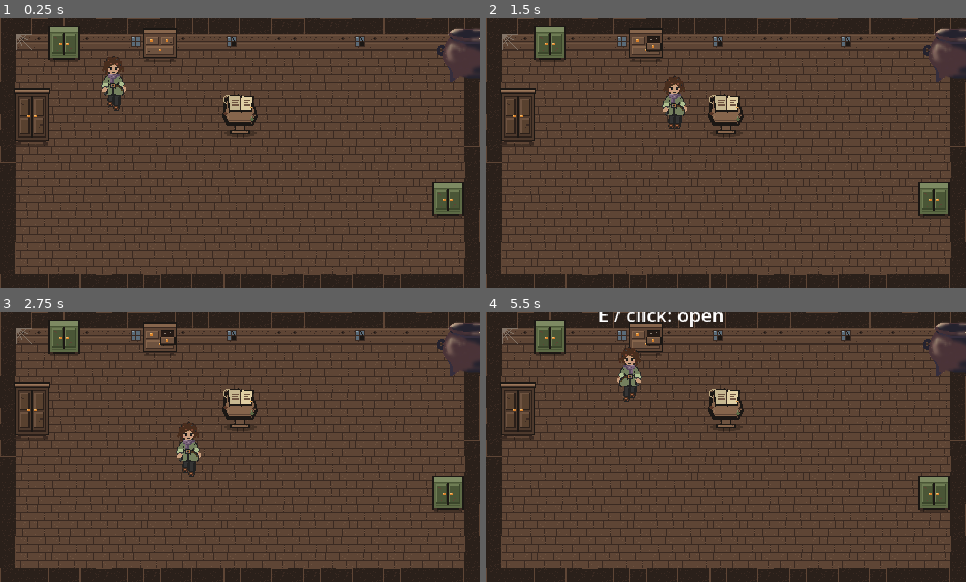
Above: before the commit, frames 1-4 (two rows, left to right).
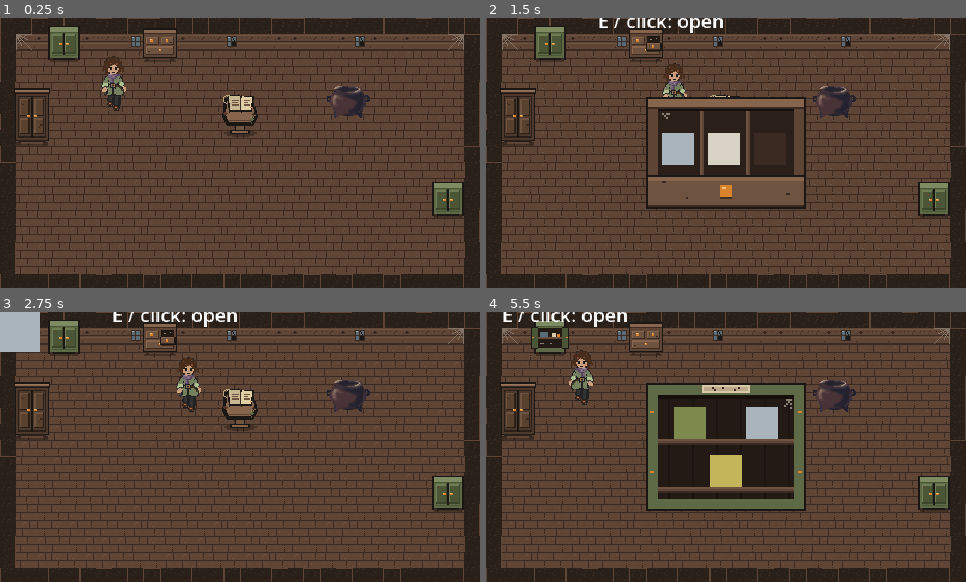
Above: after the commit, the same moments.

Repository: daize16/five-to-survive
Game: Godot game, scene res://main.tscn
The game is run twice, just before and just after one commit, with the same random seed, the same clock (stepped at 60 frames per second) and the same inputs.
Inputs (mouse positions are in pixels of both pictures, inside the frame that each line leads up to):
- Up to frame 1 (0.25 s): no input
- Up to frame 2 (1.5 s): tap Enter at 0.5, 1.25 s; move the mouse to (726, 115) at 0.52 s; hold Right (walk_right) 0.53-1.28 s; hold E (interact) 0.53-1.28 s; click (726, 115) at 0.67 s; move the mouse to (630, 166) at 1.27 s; hold Down (walk_down) from 1.28 s (still down); tap E (interact) at 1.35 s
- Up to frame 3 (2.75 s): release Down (walk_down) at 2 s; click (192, 444) at 2.02 s
- Up to frame 4 (5.5 s): tap R (restart, bound only after the commit) at 2.75, 4.9 s; move the mouse to (774, 387) at 2.77 s; hold Right (walk_right) 2.78-3.53 s; hold E (interact) 2.78-3.53 s; move the mouse to (702, 501) at 3.52 s; hold Up (walk_up) 3.53-4.28 s; tap E (interact) at 3.6, 5.1 s; click (702, 501) at 3.67 s; move the mouse to (870, 487) at 4.27 s; hold E (interact) 4.28-5.03 s; hold Left (walk_left) from 4.28 s (still down); move the mouse to (582, 406) at 5.02 s

The runs differ from the first frame. In frame 1, 1.1% of the frame differs, in the area x 68-100%, y 3-38%; in frame 2, 11%; in frame 3, 3.8%; in frame 4, 17%, in the area x 3-100%, y 0-74%.
Error before the commit: Cannot call method 'add_child' on a null value. (res://scripts/main.gd:22)

Commit message:
added book but its messy still, added new character design

Diff:
--- a/new-game-project/main.tscn
+++ b/new-game-project/main.tscn
@@ -100,7 +100,8 @@
 
 [node name="Cauldron" type="Sprite2D" parent="Actors" unique_id=2146536871]
 texture_filter = 1
-position = Vector2(476, 64)
+position = Vector2(350, 100)
+scale = Vector2(0.6, 0.6)
 texture = ExtResource("11_cauldron")
 centered = false
 offset = Vector2(-50, -61)
--- a/new-game-project/project.godot
+++ b/new-game-project/project.godot
@@ -55,6 +55,11 @@
 "events": [Object(InputEventKey,"resource_local_to_scene":false,"resource_name":"","device":16,"window_id":0,"alt_press …(190 unchanged characters)…
 ]
 }
+restart={
+"deadzone": 0.2,
+"events": [Object(InputEventKey,"resource_local_to_scene":false,"resource_name":"","device":16,"window_id":0,"alt_pressed":false,"shift_pressed":false,"ctrl_pressed":false,"meta_pressed":false,"pressed":false,"keycode":0,"physical_keycode":82,"key_label":0,"unicode":0,"location":0,"echo":false,"script":null)
+]
+}
 
 [physics]
 
--- a/new-game-project/scripts/cupboard_popup.gd
+++ b/new-game-project/scripts/cupboard_popup.gd
@@ -10,6 +10,7 @@
 var _cupboard: Cupboard
 
 func _ready() -> void:
+	process_mode = Node.PROCESS_MODE_ALWAYS
 	hide()
 
 func open_for(cupboard: Cupboard) -> void:
--- a/new-game-project/scripts/main.gd
+++ b/new-game-project/scripts/main.gd
@@ -1,28 +1,10 @@
 extends Node2D
 
-const CUPBOARD_SCENE := preload("res://cupboard.tscn")
-
-# Position = the cupboard's feet (bottom centre)
-const LAYOUT := [
-	{"id": "cupboard_1", "variant": "cabinet",  "pos": Vector2(64, 44)},
-	{"id": "cupboard_2", "variant": "dresser",  "pos": Vector2(160, 44)},
-	{"id": "cupboard_3", "variant": "wardrobe", "pos": Vector2(32, 128)},
-	{"id": "cupboard_4", "variant": "cabinet",  "pos": Vector2(448, 200)},
-]
-
 @onready var popup = $CupboardPopup
-@onready var cupboards_root: Node2D = $Cupboards
 
 func _ready() -> void:
-	for entry in LAYOUT:
-		var c: Cupboard = CUPBOARD_SCENE.instantiate()
-		c.cupboard_id = entry["id"]
-		c.variant = entry["variant"]       # set before add_child so _ready sees it
-		c.position = entry["pos"]
-		cupboards_root.add_child(c)
-
 	var ids: Array = []
-	for c in get_tree().get_nodes_in_group("cupboards"):
+	for c: Cupboard in get_tree().get_nodes_in_group("cupboards"):
 		ids.append(c.cupboard_id)
 		c.opened.connect(popup.open_for)
 	GameState.new_run(ids)
Not shown: 1 places in new-game-project/main.tscn that only renumber resources
